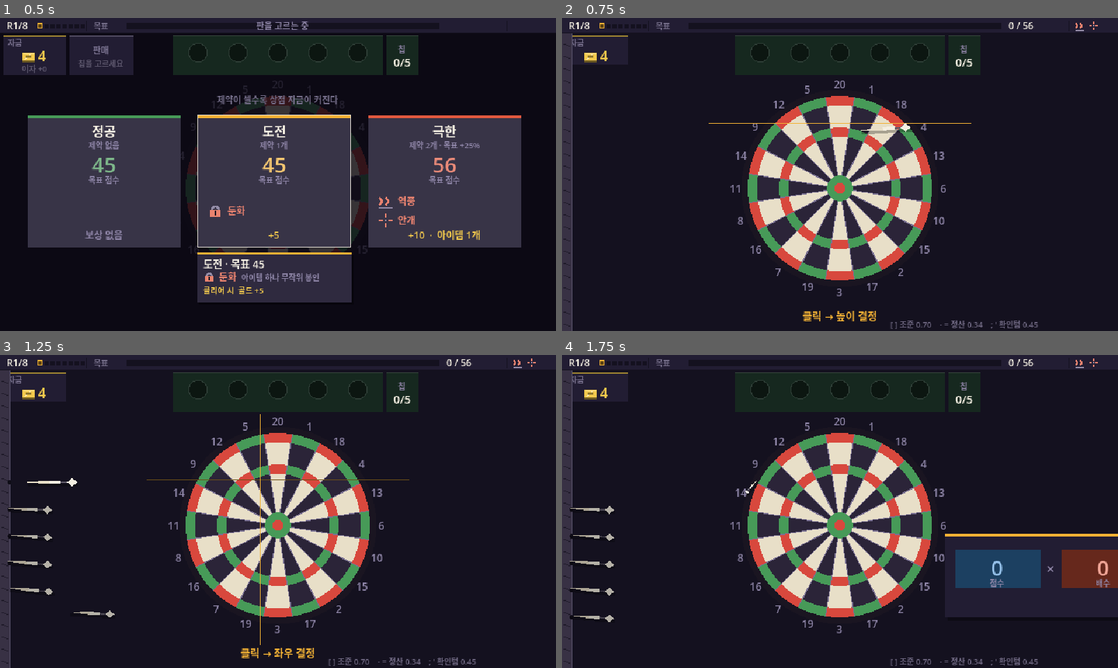
Above: before the commit, frames 1-4 (two rows, left to right).
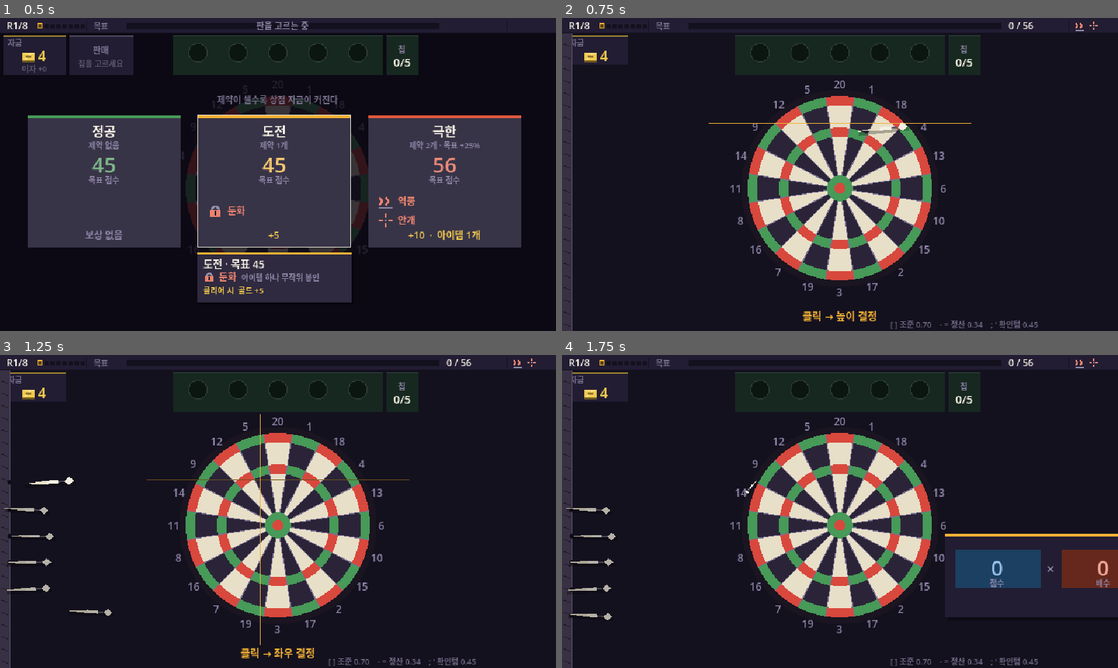
Above: after the commit, the same moments.

Repository: GGbong69/test-03
Game: Godot game, scene res://scenes/main.tscn
Same seed, same stepped clock (60 frames per second), same inputs: the game is played once before the commit and once after it.
Inputs (mouse positions are in pixels of both pictures, inside the frame that each line leads up to):
- Up to frame 1 (0.5 s): no input
- Up to frame 2 (0.75 s): tap Enter at 0.5 s; move the mouse to (962, 158) at 0.52 s; click (962, 158) at 0.67 s
- Up to frame 3 (1.25 s): tap Space at 0.77 s
- Up to frame 4 (1.75 s): move the mouse to (728, 527) at 1.27 s; click (728, 527) at 1.42 s; tap Space at 1.52 s

Frame 1 is identical in both runs. In frame 2, less than 0.1% of the frame differs, in the area x 53-63%, y 33-38%; in frame 3, 0.3%, in the area x 0-21%, y 38-84%; in frame 4, 0.3%.

Commit message:
꽂힌 각이 다 같아 보이던 것을 고친다 — 해시가 한쪽으로 몰려 있었다
기울기 흔들림에 sin(i * 12.9898) 을 그대로 곱해 쓰고 있었다. 이것은
작은 i 에서 값이 한쪽으로 몰린다. 실제 값이

  slot 0~4  ->  0.00, +0.41, +0.75, +0.95, +0.99

이라 다섯 자루가 전부 같은 방향으로, 그것도 거의 같은 각으로 기울었다.
±5도를 준 줄 알았지만 실제로는 0도에서 +5도로 단조 증가하는 줄이었다.

큰 수(43758.5453)를 곱해 소수부만 남기는 꼴로 바꾼다. 그래야 0~1 이
고르게 흩어지고 부호가 양쪽으로 갈린다.

각도만 흔들면 자로 잰 듯 줄 맞춘 티가 남는다. 박힌 깊이(±4px)와
높이(±2.5px)도 같이 흔든다. 셋 다 칸 번호에서 서로 다른 씨앗으로 뽑으므로
프레임 간 안 흔들리고 재입장에도 같은 배치가 나온다.

흔들림 폭은 ±5도에서 ±6도로만 올렸다. 크게 벌리면 흩어진 것으로 보인다 —
문제는 폭이 아니라 방향이 한쪽이었다는 것이다.

검증: 헤드리스 오토플레이 완주 · 다섯 자루의 각과 깊이가 갈리는 프레임 확인.

Co-Authored-By: Claude Opus 5 <noreply@anthropic.com>

Diff:
--- a/scripts/game.gd
+++ b/scripts/game.gd
@@ -1343,10 +1343,18 @@
 	return Rect2(Vector2(32.0 + i * 196.0, 112.0), Vector2(176.0, 152.0))
 
 
-# 자루마다 살짝 다른 기울기. 인덱스로만 정해지므로 프레임 간 안 흔들리고
+# 칸 번호에서 0~1 을 뽑는다.
+# sin(i * 12.9898) 을 그대로 쓰면 작은 i 에서 값이 한쪽으로 몰린다 —
+# 0, 0.41, 0.75, 0.95, 0.99 로 전부 양수에 커지기만 해서 다섯 자루가
+# 같은 방향으로 거의 같은 각이 됐다. 큰 수를 곱해 소수부만 남겨야 흩어진다.
+func _grip_rnd(i: int, seed: float) -> float:
+	return fposmod(sin(float(i) * 12.9898 + seed) * 43758.5453, 1.0)
+
+
+# 자루마다 살짝 다른 기울기. 칸 번호로만 정해지므로 프레임 간 안 흔들리고
 # 리롤·재입장에도 같은 배치가 나온다.
 func _grip_tilt(i: int) -> float:
-	return GRIP.tilt + sin(float(i) * 12.9898) * GRIP.jit
+	return GRIP.tilt + (_grip_rnd(i, 78.233) - 0.5) * 2.0 * GRIP.jit
 
 
 # i 번 다트가 벽 어디에 어떤 각으로 꽂혀 있는가.
@@ -1355,8 +1363,11 @@
 	# 칸은 시작 때 배정된 그대로다. 남은 개수가 아니라 시작 개수로 가운데를
 	# 맞추므로, 자루가 빠져도 나머지가 제자리에 그대로 꽂혀 있다.
 	var slot: int = grip_slot[i] if i < grip_slot.size() else i
-	var base := Vector2(GRIP.x,
-			GRIP.cy - float(maxi(grip_n, 1) - 1) * GRIP.dy * 0.5 + float(slot) * GRIP.dy)
+	# 깊이와 높이도 같이 흔든다. 각도만 흔들면 자로 잰 듯 줄 맞춘 티가 남는다.
+	var base := Vector2(
+			GRIP.x + (_grip_rnd(slot, 12.77) - 0.5) * 2.0 * GRIP.deep,
+			GRIP.cy - float(maxi(grip_n, 1) - 1) * GRIP.dy * 0.5 + float(slot) * GRIP.dy
+					+ (_grip_rnd(slot, 41.31) - 0.5) * 2.0 * GRIP.sway)
 	var rot: float = _grip_tilt(slot)
 	# 뽑히는 방향은 자루 축을 따라 꼬리 쪽이다. 옆으로 밀면 뽑는 것으로 안 보인다.
 	var axis := Vector2(6.0, -10.0).normalized().rotated(rot)
@@ -1775,7 +1786,9 @@
 	# 왼쪽 벽에 수직으로 = 화면에서 수평으로 꽂힌다. 촉이 왼쪽, 꼬리가 오른쪽.
 	# _icon_dart 가 이미 atan2(6,10) 만큼 기울어 있으므로 그만큼 빼 준다.
 	"tilt": -2.111,      # -PI/2 - 0.5404
-	"jit": 0.087,        # 자루마다 ±5도. 넘으면 흩어져 보이고 없으면 찍어낸 것으로 보인다
+	"jit": 0.105,        # 자루마다 ±6도. 넘으면 흩어져 보이고 없으면 찍어낸 것으로 보인다
+	"deep": 4.0,         # 박힌 깊이 편차 — 어떤 건 더 들어가고 어떤 건 덜 들어간다
+	"sway": 2.5,         # 높이 편차 — 칸 간격은 그대로 두고 자리만 살짝 흔든다
 	"lift": 11.0,        # 커서를 올린 자루가 뽑혀 나오는 거리
 	"pull": 26.0,        # 고른 자루가 뽑혀 나오는 거리 — 든 것으로 읽혀야 한다
 	"hit": 18.0,         # 잡기 반경
